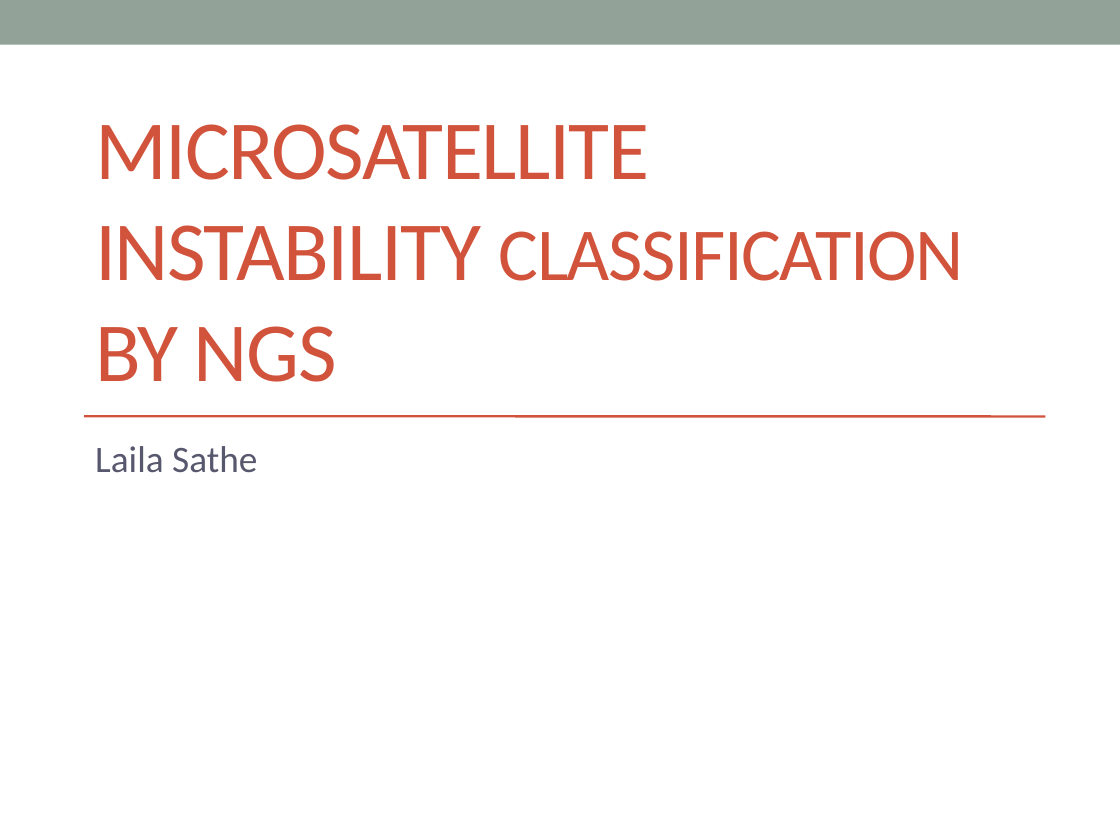
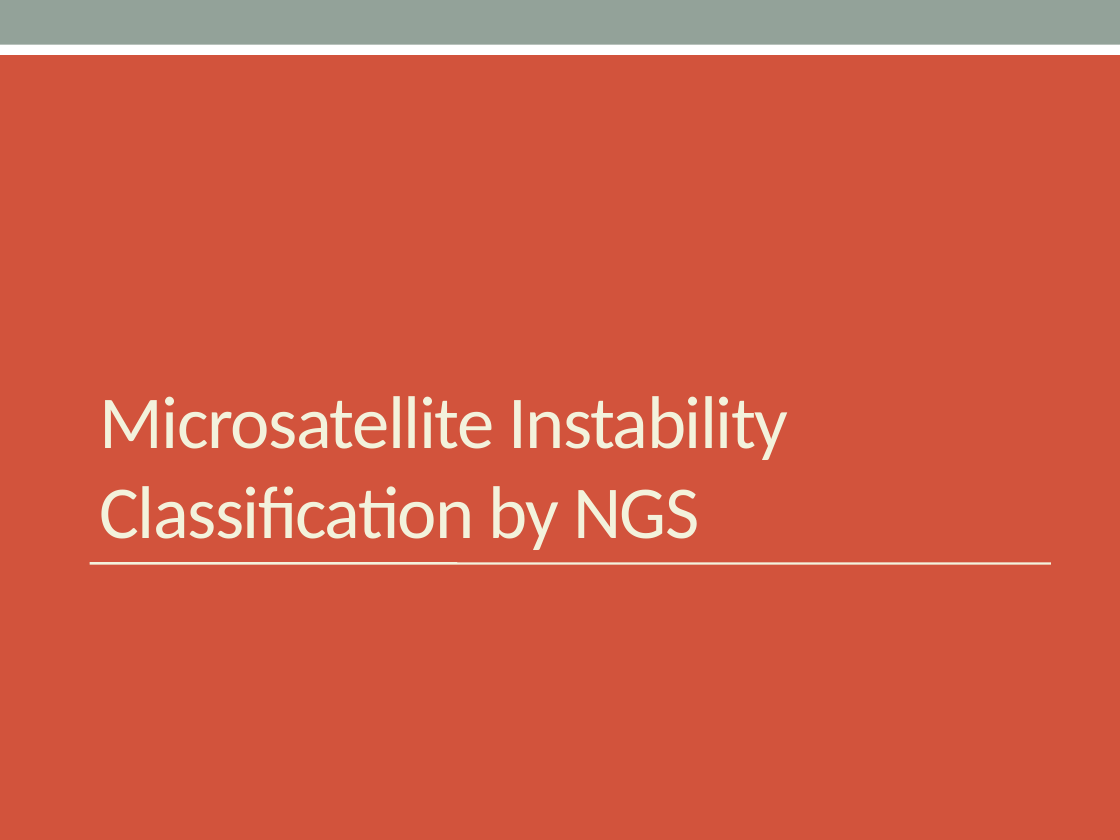
Before and after one commit to lailamargaret/Stanford-2018, a slide deck: slide 8 of MSI Project Presentation.pptx (slide 1 before the commit). Drawn at 1120x840 pixels with LibreOffice and Linux fonts; fonts in the diff are those of the drawing. Boxes give left, top, right and bottom in pixels: in the first picture for what was removed or moved away, otherwise in the second. Text is boxed around its words. In the diff, an @@ line names an element or a change of style, - is before the commit and + after.

```diff
--- a/MSI Project Presentation.pptx
+++ b/MSI Project Presentation.pptx
@@ background #FFFFFF to #D2533C @@
@@ rectangle added at bbox=[0, 27, 1120, 55], fill #FFFFFF @@
@@ line removed from (84, 417) to (1045, 417) @@
@@ title at bbox=[100, 396, 788, 550]: text changed; size 54 to 48 pt; text colour #D2533C to #F3F2DC @@
-MICROSATELLITE INSTABILITY CLASSIFICATION BY NGS
+Microsatellite Instability Classification by NGS
@@ subtitle removed at bbox=[95, 446, 257, 473] @@
-Laila Sathe
@@ line added from (90, 563) to (1051, 563), #F3F2DC 1.5 pt @@
```
Also in this commit, not shown: 5 other slides changed, 7 slides added, 1 other file.
